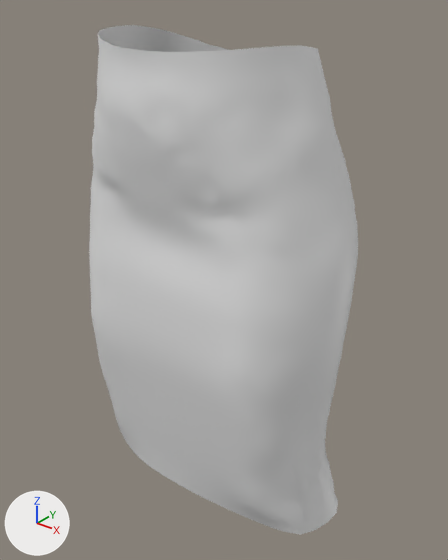
One commit to the glTF model public/body3d/garments/female/elvs_pencil_skirt.glb: the scene before it, then after it.
Both versions are drawn from a 50 mm lens placed at (0.465, -0.596, 1.062), pointed at (0.006, -0.023, 0.706). The axes (+X, +Y, +Z) are drawn at lower left. The lights are the same throughout. The first picture is the older version.

Names of what the first picture shows: 'elvs_pencil_skirt'.
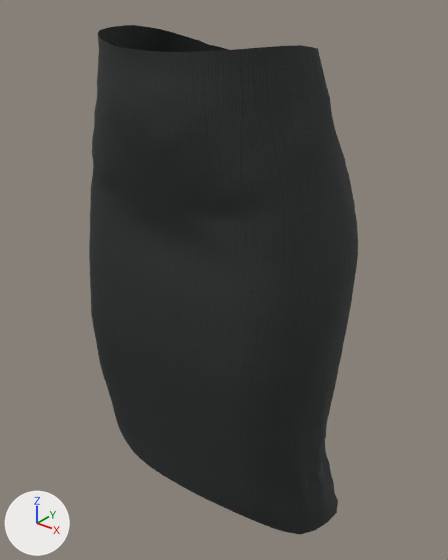
What differs and where, as boxes [x1, y1, x2, y2] in the pictures (448 x 560 px):
```json
{"object": "elvs_pencil_skirt", "change": "recoloured", "before": [89, 25, 358, 535], "after": [89, 25, 358, 535], "on screen": "white to black"}
```

The change, as JSON lines over the scene's bpy script:
```json
{"op": "add", "block": "img_clothtexturevintagelv", "code": ["img_clothtexturevintagelv = load_image('clothtexturevintagelv', '_unpacked/clothtexturevintagelv', 1024, 1024, 'sRGB')"]}
{"op": "add", "block": "img_normals", "code": ["img_normals = load_image('normals', '_unpacked/normals', 2050, 2050, 'Non-Color')"]}
{"op": "add", "block": "mat_elvs_pencil_skirt", "code": ["mat_elvs_pencil_skirt = bpy.data.materials.new('elvs_pencil_skirt')", "# uses the picture img_clothtexturevintagelv", "# uses the picture img_normals"]}
{"block": "me_elvs_disco_pencilskirt1", "where": "me_elvs_disco_pencilskirt1.from_pydata(...)  # 2329 vertices, 4552 faces; spans x -0.195..0.197, y -0.153..0.1, z 0.402..1.012"}
{"op": "add", "block": "me_elvs_disco_pencilskirt1", "code": "me_elvs_disco_pencilskirt1.materials.append(mat_elvs_pencil_skirt)"}
```
